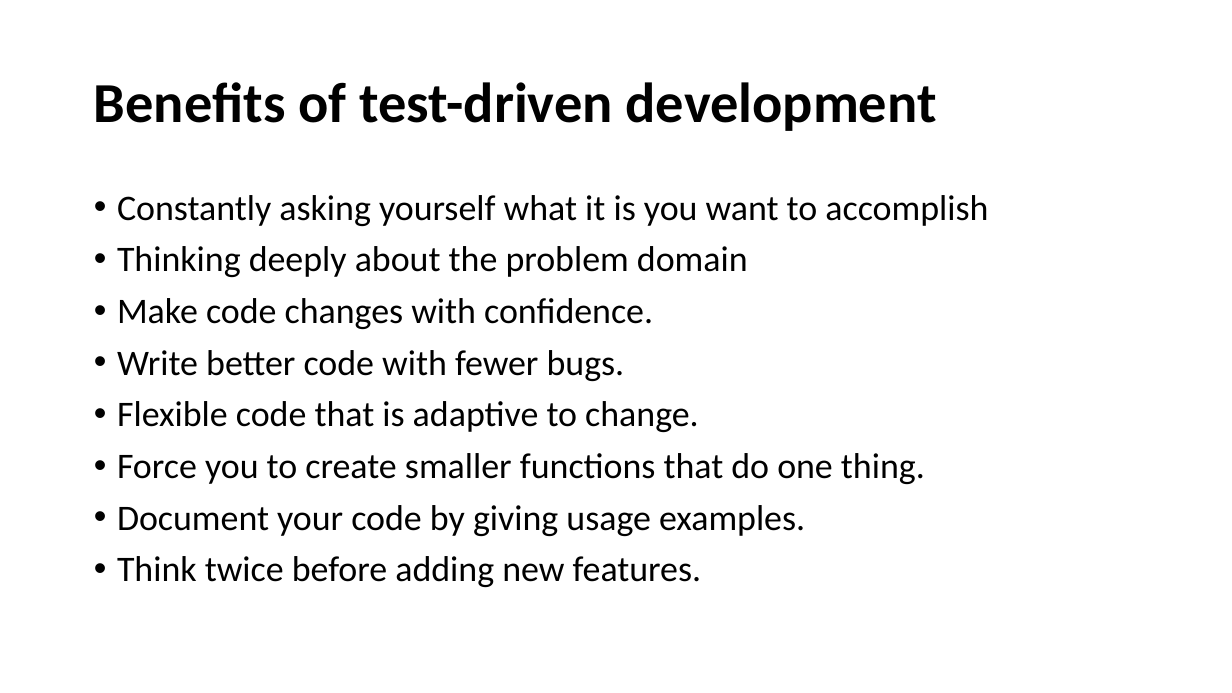
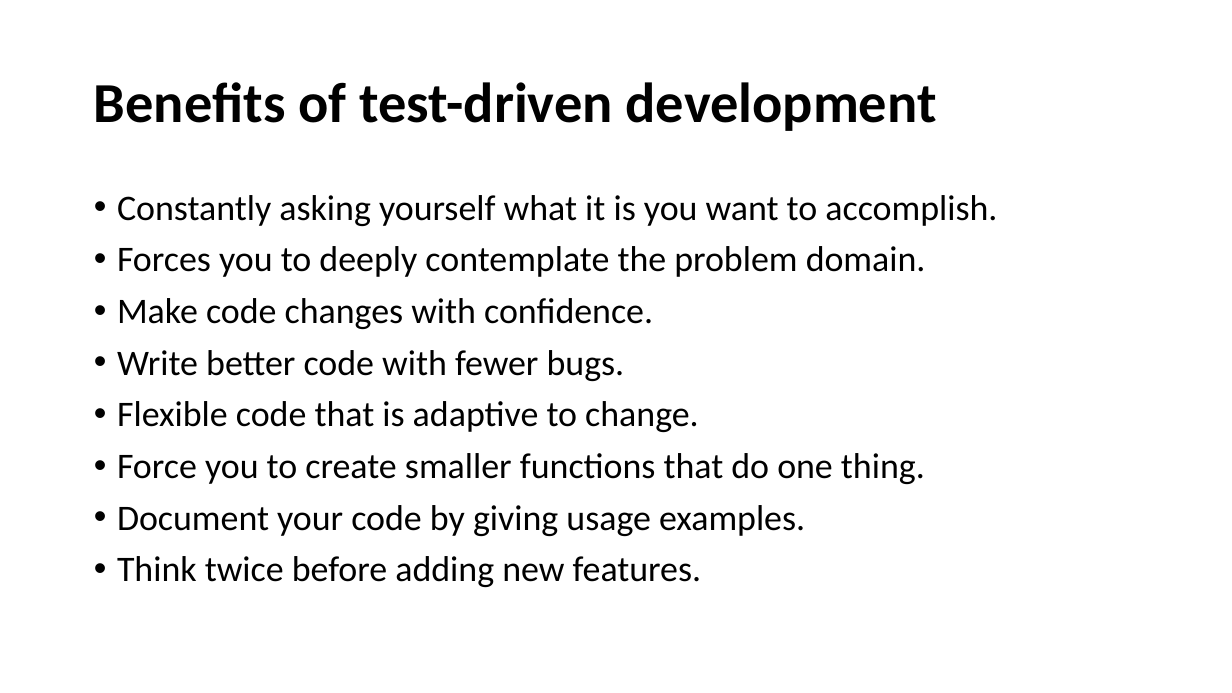
Before and after one commit to cebartling/test-driven, a slide deck: slide 6 of presentations/Introduction to Test-Driven Development.pptx. Drawn at 1232x693 pixels with LibreOffice and Linux fonts; fonts in the diff are those of the drawing. Boxes give left, top, right and bottom in pixels: in the first picture for what was removed or moved away, otherwise in the second. Text is boxed around its words. In the diff, an @@ line names an element or a change of style, - is before the commit and + after.

Commit message:
Presentation changes

```diff
--- a/presentations/Introduction to Test-Driven Development.pptx
+++ b/presentations/Introduction to Test-Driven Development.pptx
@@ text at [117, 195, 997, 277]: text changed @@
-• Constantly asking yourself what it is you want to accomplish
-• Thinking deeply about the problem domain
+• Constantly asking yourself what it is you want to accomplish.
+• Forces you to deeply contemplate the problem domain.
```
Also in this commit, not shown: 5 other slides changed, 1 slide added, 10 slides removed, 1 other file.
